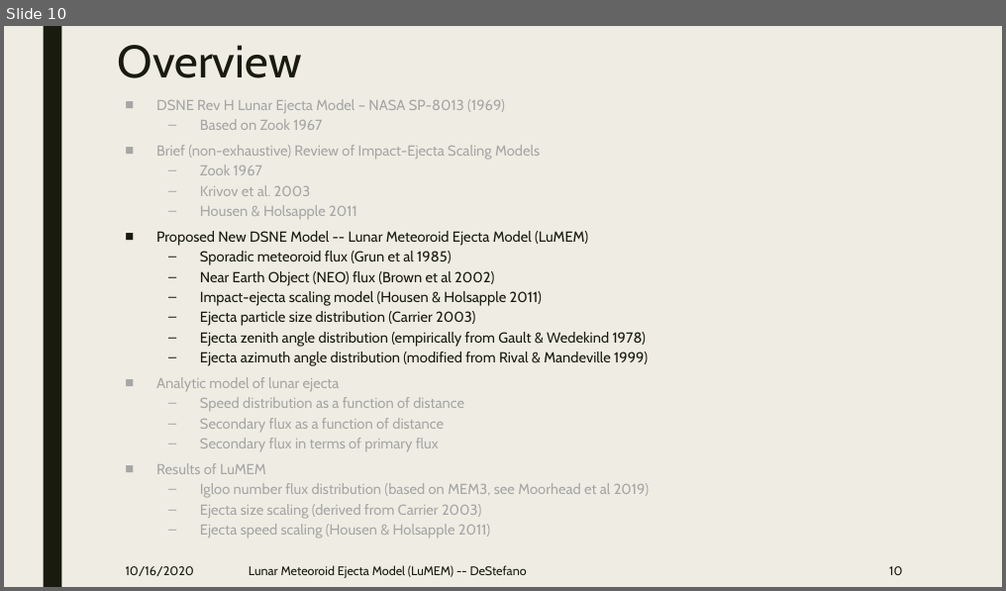
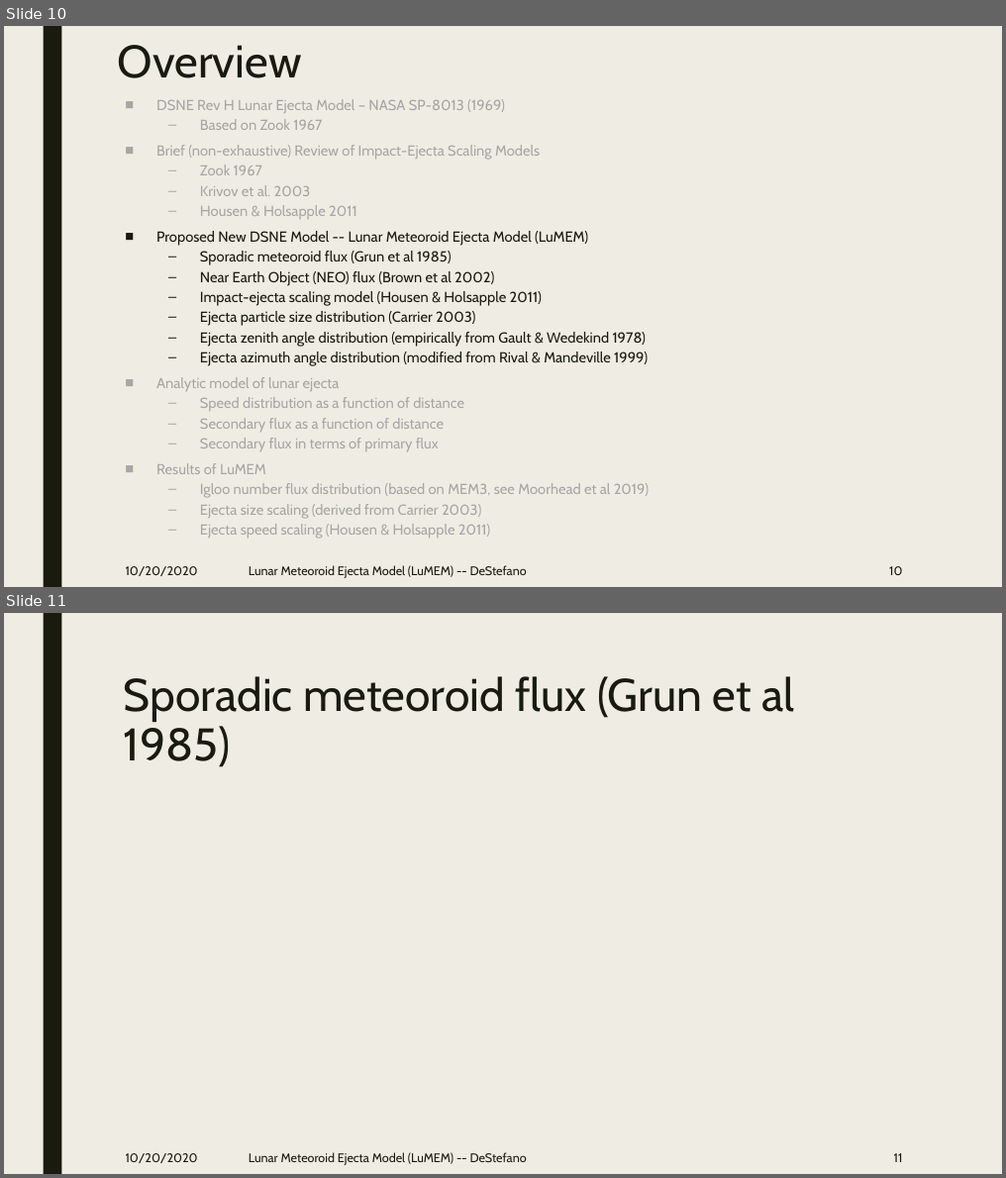
Before and after one commit to pmbremner/LunarEjecta, a slide deck: Presentation/Lunar_Secondary_Ejecta_Model.pptx. Shown one above the other, each under a label of ours: slide 10 before the commit, slides 10 and 11 after it. The pictures are 1006x591 and 1006x1178 pixels, drawn with LibreOffice and Linux fonts; fonts in the diff are those of the drawing. Boxes give left, top, right and bottom in pixels: in the first picture for what was removed or moved away, otherwise in the second. Text is boxed around its words. In the diff, an @@ line names an element or a change of style, - is before the commit and + after.

```diff
--- a/Presentation/Lunar_Secondary_Ejecta_Model.pptx
+++ b/Presentation/Lunar_Secondary_Ejecta_Model.pptx
@@ slide 11 added at (4, 613, 1002, 1174), background #EFEDE3; not listed: 1 template element that a slide beside it also shows @@
@@ title added at (124, 676, 795, 767), 44 pt, text #191B0E @@
+Sporadic meteoroid flux (Grun et al 1985)
@@ text added at (126, 1154, 198, 1163), 12 pt, text #191B0E @@
+10/20/2020
@@ text added at (249, 1153, 527, 1165), 12 pt, text #191B0E @@
+Lunar Meteoroid Ejecta Model (LuMEM) -- DeStefano
@@ page number added at (894, 1154, 903, 1162), 12 pt, text #191B0E @@
+11
@@ slide 10 changed as well @@
@@ text at (126, 567, 198, 576): text changed @@
-10/16/2020
+10/20/2020
```
Also in this commit, not shown: 11 other slides changed.
